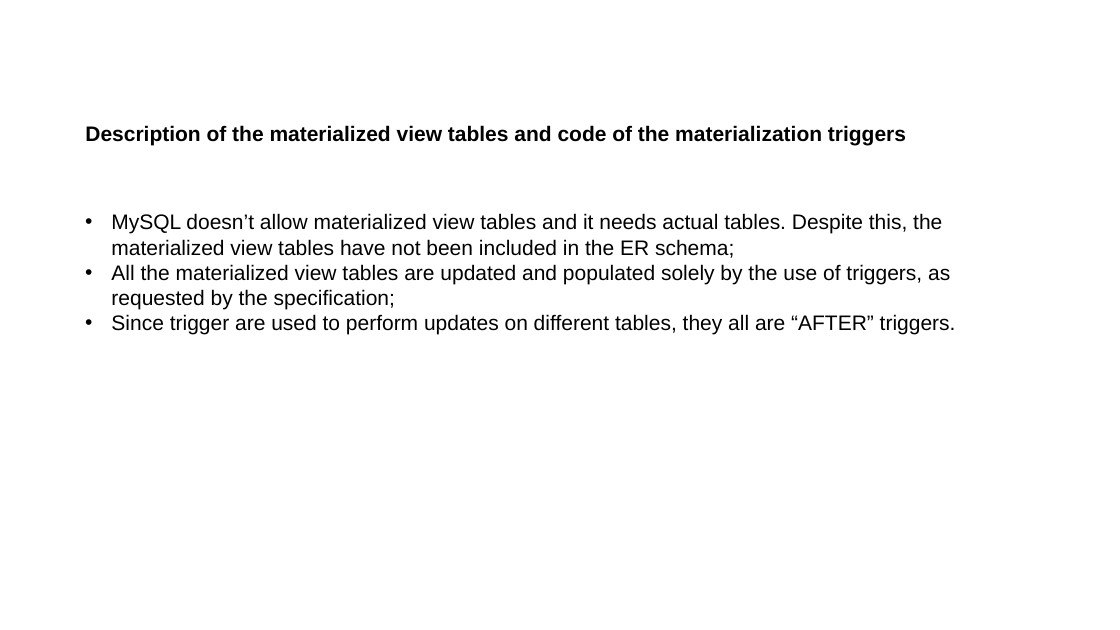
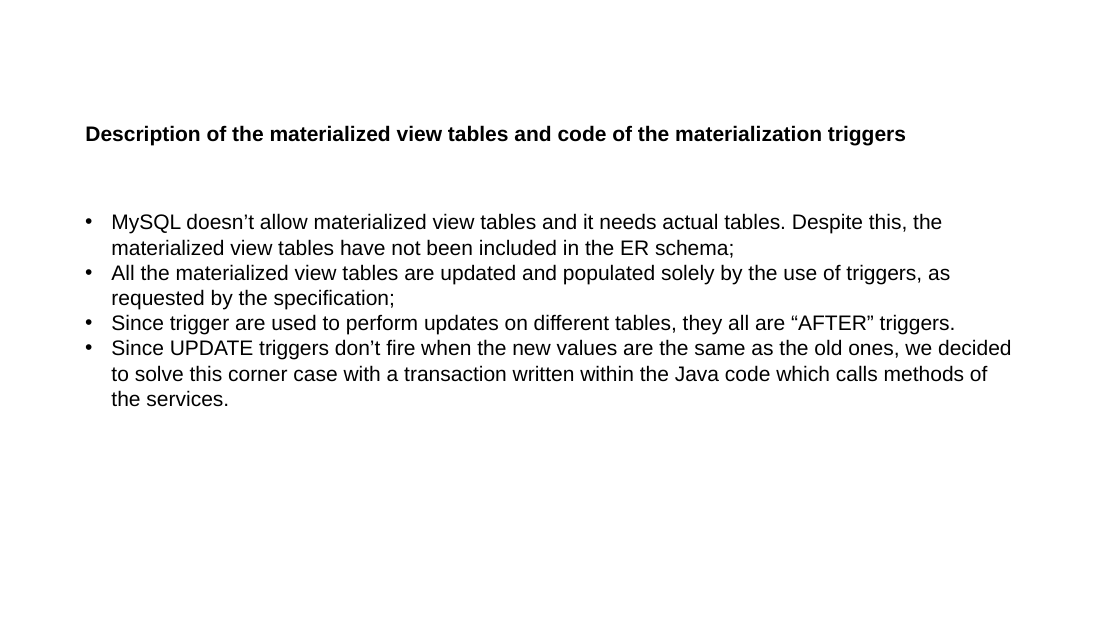
Before and after one commit to priscia99/databases-2-project, a slide deck: slide 12 of Deliverables/Report/Report.pptx. Drawn at 1120x630 pixels with LibreOffice and Linux fonts; fonts in the diff are those of the drawing. Boxes give left, top, right and bottom in pixels: in the first picture for what was removed or moved away, otherwise in the second. Text is boxed around its words. In the diff, an @@ line names an element or a change of style, - is before the commit and + after.

```diff
--- a/Deliverables/Report/Report.pptx
+++ b/Deliverables/Report/Report.pptx
@@ text at [111, 339, 1012, 407]: paragraph added @@
+• Since UPDATE triggers don’t fire when the new values are the same as the old ones, we decided to solve this corner case with a transaction written within the Java code which calls methods of the services.
```
Also in this commit, not shown: 13 other slides changed, 7 other files.
